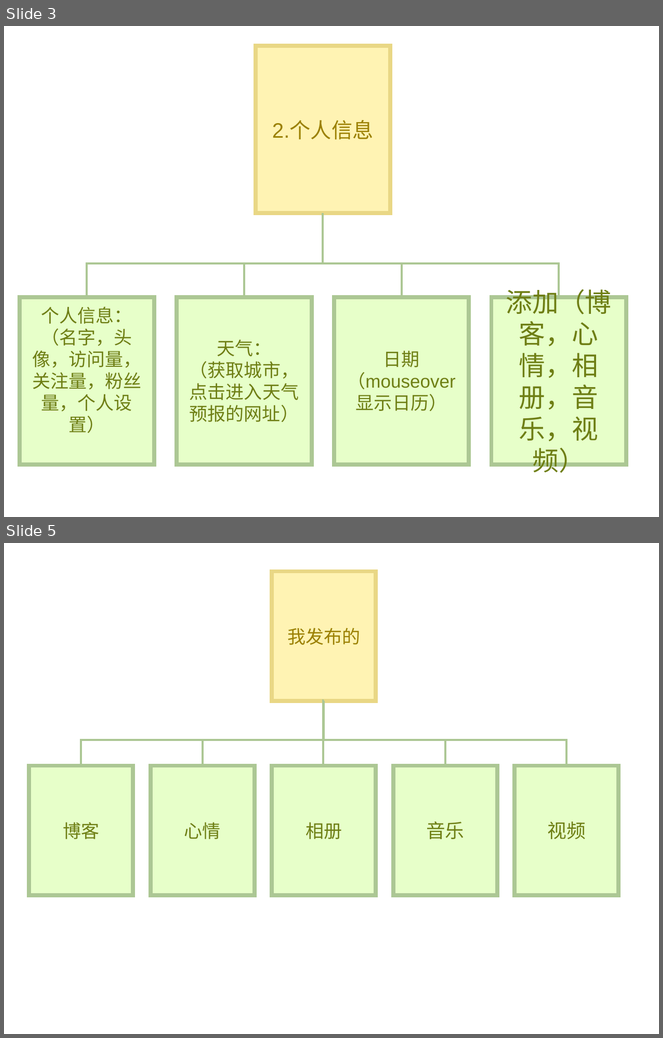
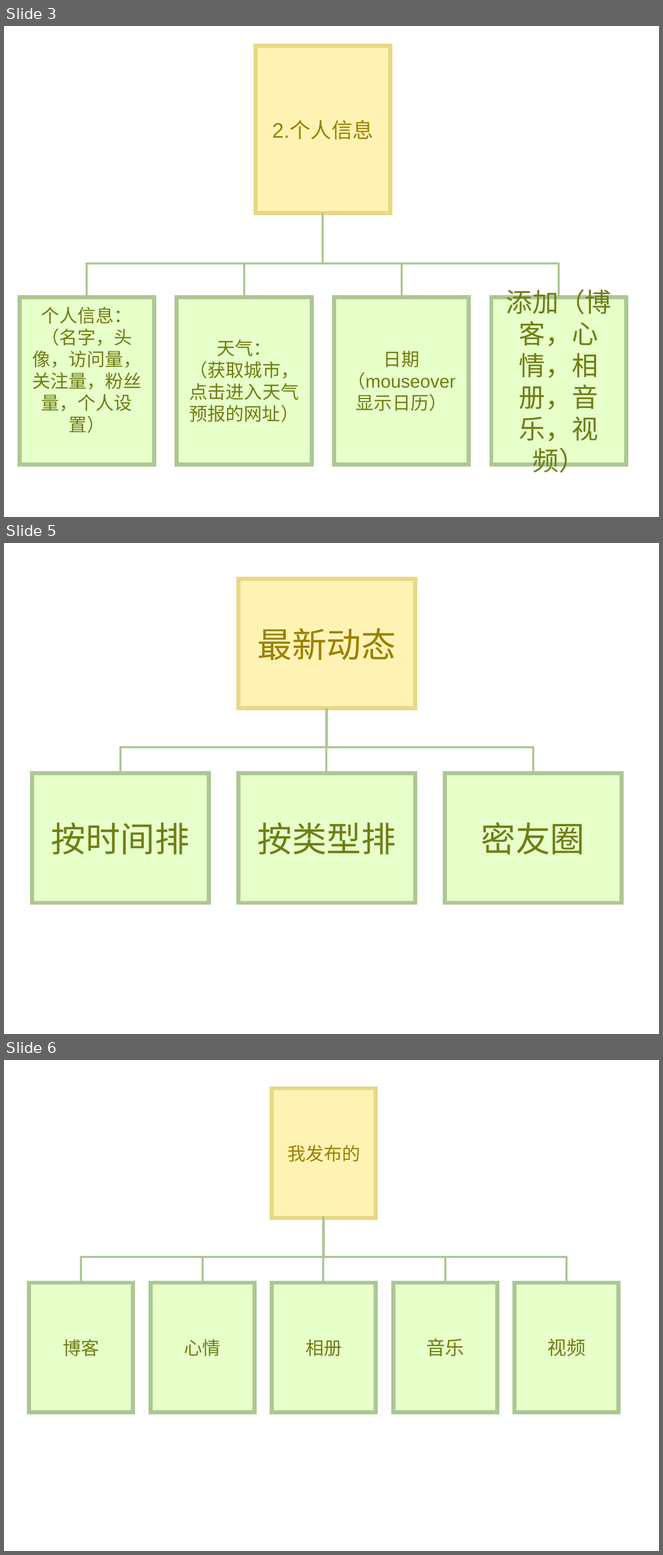
Before and after one commit to uglyboyhans/Hlog, a slide deck: Hlog/structure.ppt. Shown one above the other, each under a label of ours: slides 3 and 5 before the commit, slides 3, 5 and 6 after it; the slides between them are not shown. The pictures are 663x1038 and 663x1555 pixels, drawn with LibreOffice and Linux fonts; fonts in the diff are those of the drawing. Boxes give left, top, right and bottom in pixels: in the first picture for what was removed or moved away, otherwise in the second. Text is boxed around its words. In the diff, an @@ line names an element or a change of style, - is before the commit and + after.

```diff
--- a/Hlog/structure.ppt
+++ b/Hlog/structure.ppt
@@ slide 5 added at [4,543,659,1034], background #FFFFFF @@
@@ group added at [32,579,622,903]: 4 rectangles, 3 elbow lines @@
+最新动态
+按时间排
+按类型排
+密友圈
@@ what was slide 5 is now slide 6 @@
```
Also in this commit, not shown: 9 slides changed, 7 other files.
